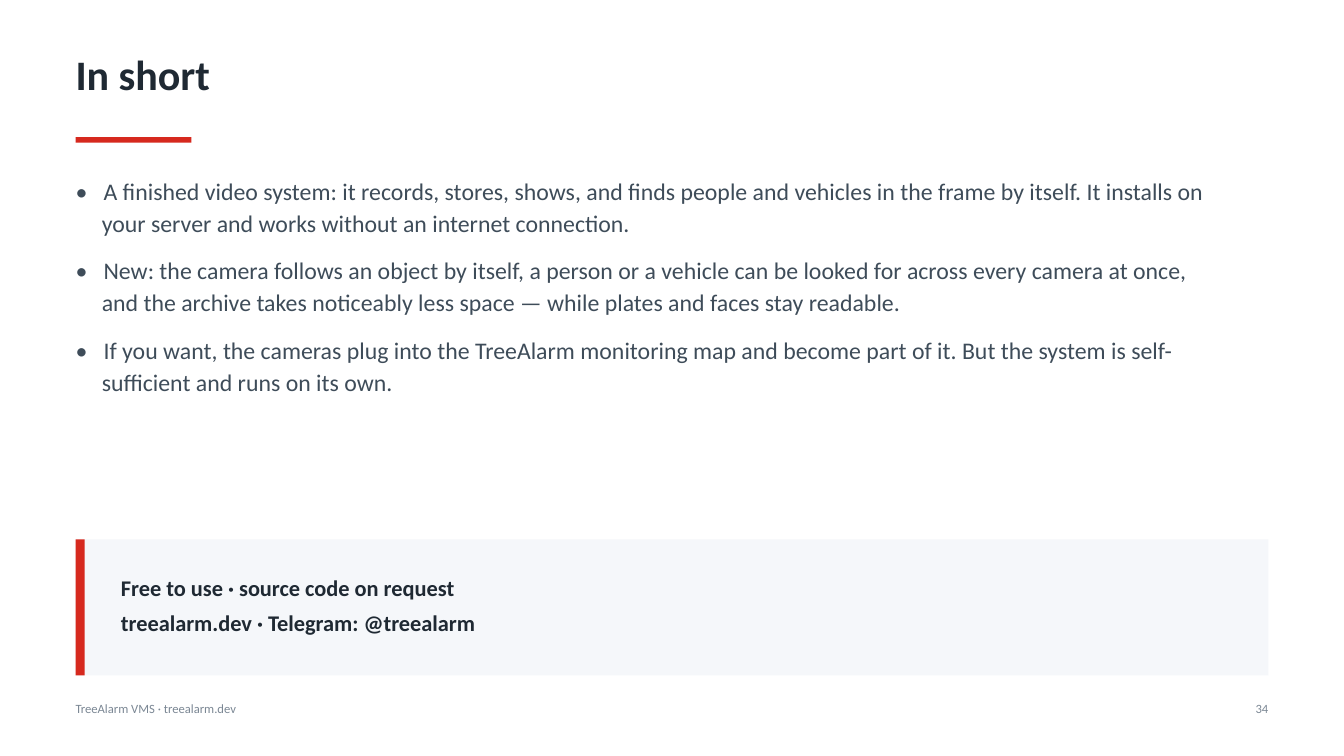
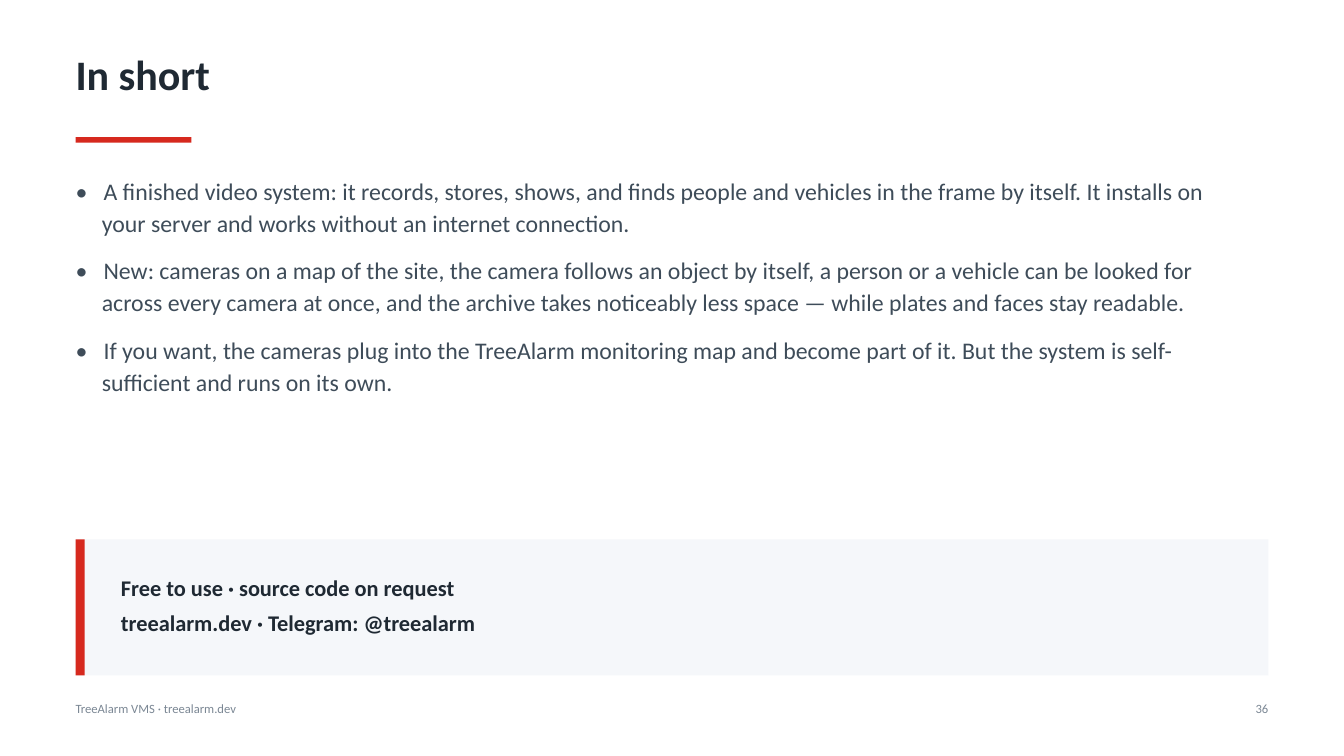
Before and after one commit to treealarm/ta_vms, a slide deck: slide 36 of docs/TreeAlarm-VMS-2026-en.pptx (slide 34 before the commit). Drawn at 1344x756 pixels with LibreOffice and Linux fonts; fonts in the diff are those of the drawing. Boxes give left, top, right and bottom in pixels: in the first picture for what was removed or moved away, otherwise in the second. Text is boxed around its words. In the diff, an @@ line names an element or a change of style, - is before the commit and + after.

```diff
--- a/docs/TreeAlarm-VMS-2026-en.pptx
+++ b/docs/TreeAlarm-VMS-2026-en.pptx
@@ text at (102, 262, 1192, 315): text changed @@
-• New: the camera follows an object by itself, a person or a vehicle can be looked for across every camera at once, and the archive takes noticeably less space — while plates and faces stay readable.
+• New: cameras on a map of the site, the camera follows an object by itself, a person or a vehicle can be looked for across every camera at once, and the archive takes noticeably less space — while plates and faces stay readable.
@@ text at (1256, 704, 1269, 713): text changed @@
-34
+36
```
Also in this commit, not shown: 25 other slides changed, 2 slides added, 3 other files.
